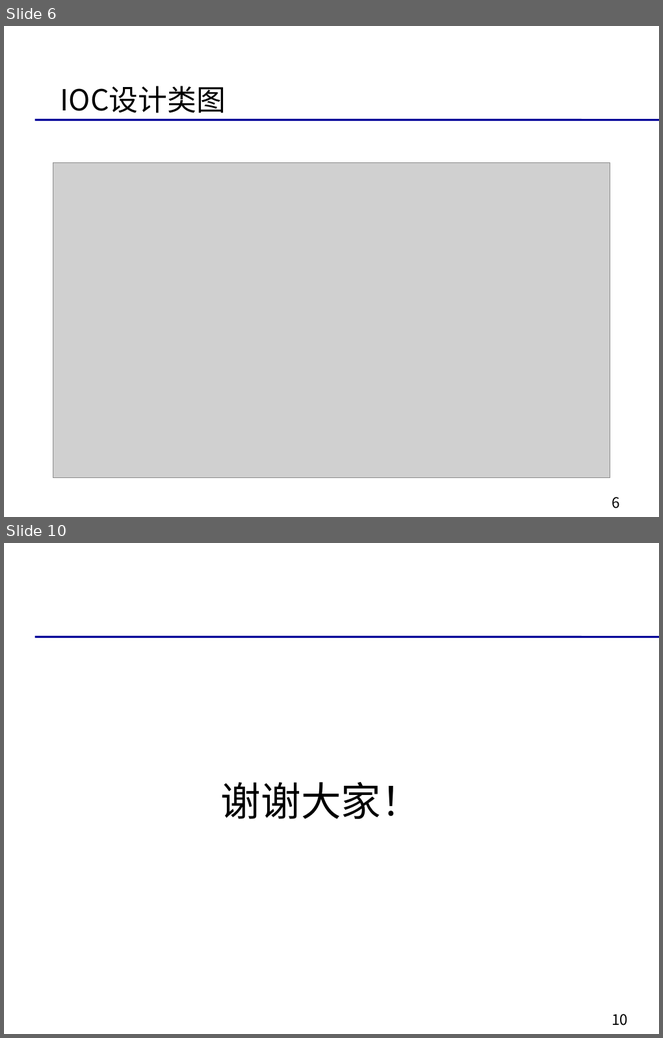
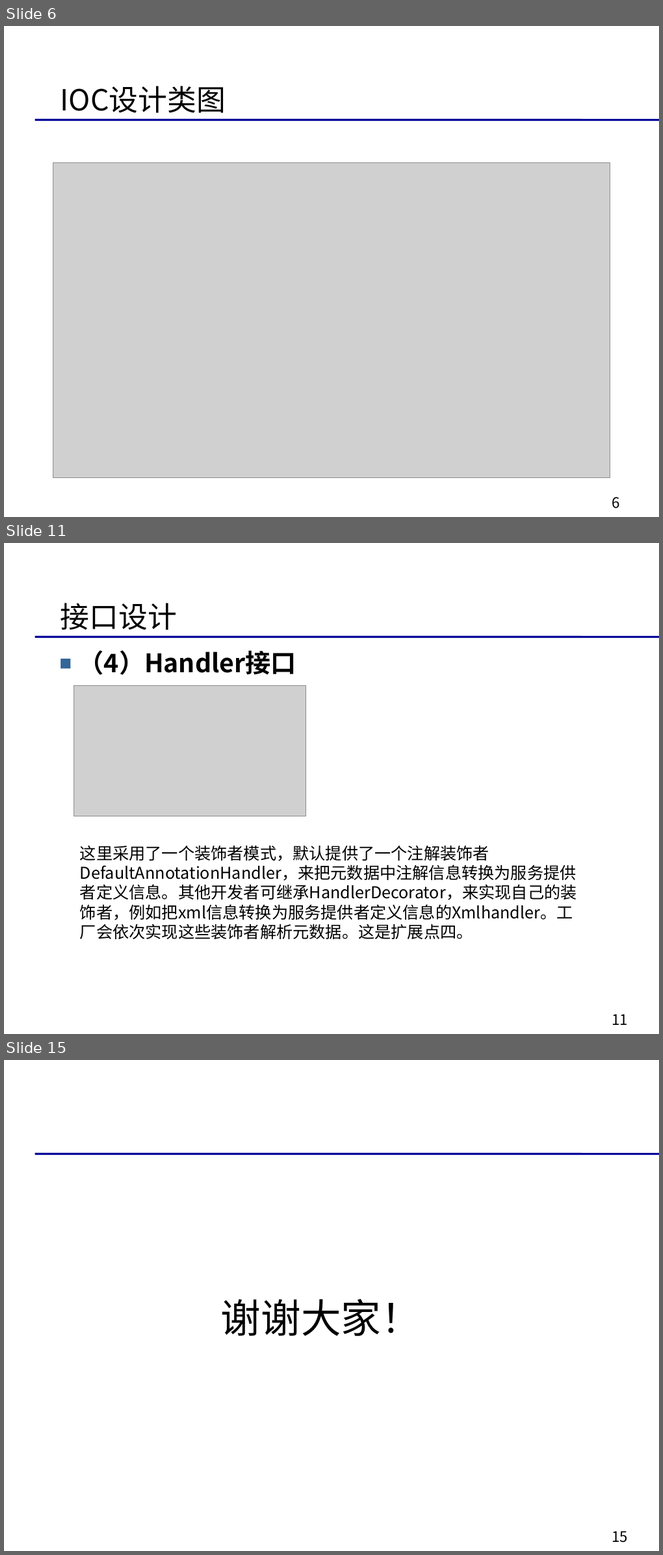
Before and after one commit to bhsei/16TeamF, a slide deck: 演讲ppt/软件改进与展示.pptx. Shown one above the other, each under a label of ours: slides 6 and 10 before the commit, slides 6, 11 and 15 after it; the slides between them are not shown. The pictures are 663x1038 and 663x1555 pixels, drawn with LibreOffice and Linux fonts; fonts in the diff are those of the drawing; grey boxes stand for pictures; background and template pictures are left out. Boxes give left, top, right and bottom in pixels: in the first picture for what was removed or moved away, otherwise in the second. Text is boxed around its words. In the diff, an @@ line names an element or a change of style, - is before the commit and + after.

Commit message:
改进实现方案的修改 1.细化接口设计 2.增加了Handler接口，把元数据中xml信息转换为服务提供者定义信息 3.增加了Annotation接口。提供了对解析注解的支持，能把注解中的元数据来描述服务提供者的 元数据。 4.定义数据结构，存储服务定义信息。 5.增加了java放射的一些类，支持xml注解的动态修改和运行。

```diff
--- a/演讲ppt/软件改进与展示.pptx
+++ b/演讲ppt/软件改进与展示.pptx
@@ slide 11 added at (4,543,659,1034), background picture (left out); not listed: 2 template elements that a slide beside it also shows @@
@@ title added at (61,603,177,630), 32 pt, text #000000 @@
+接口设计
@@ text added at (79,650,296,675), 28 pt, text #000000, bold @@
+■ （4）Handler接口
@@ picture added at (74,686,306,817) @@
@@ text added at (80,845,577,939), 18 pt, text #000000 @@
+这里采用了一个装饰者模式，默认提供了一个注解装饰者DefaultAnnotationHandler，来把元数据中注解信息转换为服务提供者定义信息。其他开发者可继承HandlerDecorator，来实现自己的装饰者，例如把xml信息转换为服务提供者定义信息的Xmlhandler。工厂会依次实现这些装饰者解析元数据。这是扩展点四。
@@ what was slide 10 is now slide 15 @@
@@ page number at (612,1531,628,1543): text changed @@
-10
+15
```
Also in this commit, not shown: 3 slides changed, 4 other slides added.
